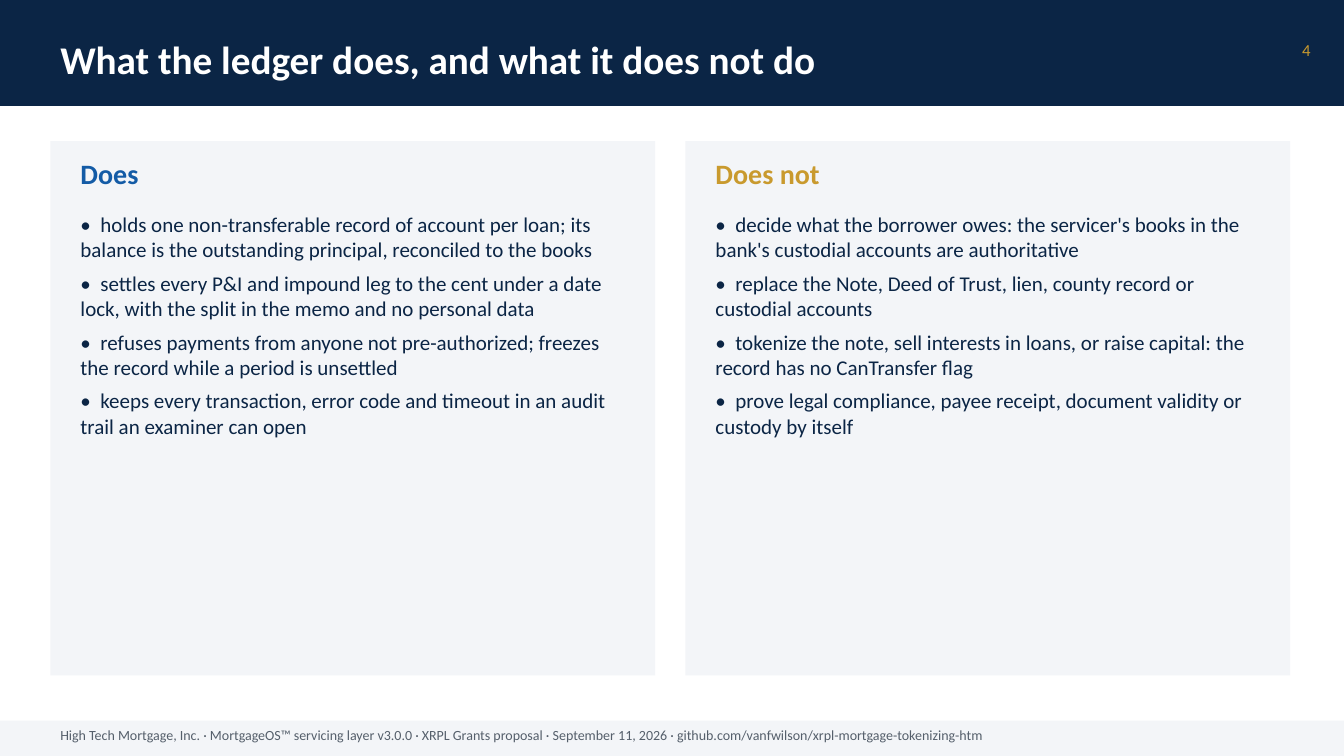
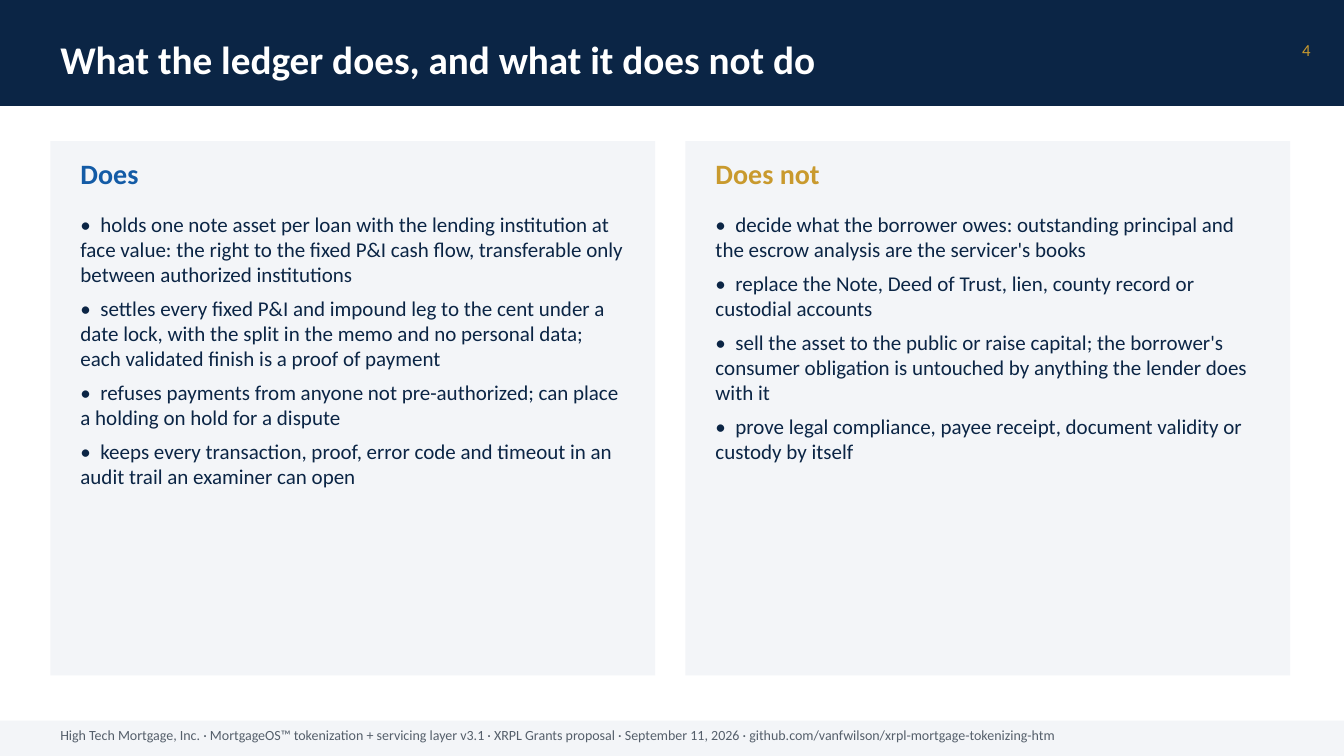
Before and after one commit to vanfwilson/xrpl-mortgage-tokenizing-htm, a slide deck: slide 4 of docs/grant-deck-2026-09-11.pptx. Drawn at 1344x756 pixels with LibreOffice and Linux fonts; fonts in the diff are those of the drawing. Boxes give left, top, right and bottom in pixels: in the first picture for what was removed or moved away, otherwise in the second. Text is boxed around its words. In the diff, an @@ line names an element or a change of style, - is before the commit and + after.

```diff
--- a/docs/grant-deck-2026-09-11.pptx
+++ b/docs/grant-deck-2026-09-11.pptx
@@ text at [80,217,622,488]: text changed @@
-• holds one non-transferable record of account per loan; its balance is the outstanding principal, reconciled to the books
-• settles every P&I and impound leg to the cent under a date lock, with the split in the memo and no personal data
-• refuses payments from anyone not pre-authorized; freezes the record while a period is unsettled
-• keeps every transaction, error code and timeout in an audit trail an examiner can open
+• holds one note asset per loan with the lending institution at face value: the right to the fixed P&I cash flow, transferable only between authorized institutions
+• settles every fixed P&I and impound leg to the cent under a date lock, with the split in the memo and no personal data; each validated finish is a proof of payment
+• refuses payments from anyone not pre-authorized; can place a holding on hold for a dispute
+• keeps every transaction, proof, error code and timeout in an audit trail an examiner can open
@@ text at [715,217,1234,261]: text changed @@
-• decide what the borrower owes: the servicer's books in the bank's custodial accounts are authoritative
+• decide what the borrower owes: outstanding principal and the escrow analysis are the servicer's books
@@ text at [715,335,1247,400]: text changed @@
-• tokenize the note, sell interests in loans, or raise capital: the record has no CanTransfer flag
+• sell the asset to the public or raise capital; the borrower's consumer obligation is untouched by anything the lender does with it
@@ text at [60,730,1054,743]: text changed @@
-High Tech Mortgage, Inc. · MortgageOS™ servicing layer v3.0.0 · XRPL Grants proposal · September 11, 2026 · github.com/vanfwilson/xrpl-mortgage-tokenizing-htm
+High Tech Mortgage, Inc. · MortgageOS™ tokenization + servicing layer v3.1 · XRPL Grants proposal · September 11, 2026 · github.com/vanfwilson/xrpl-mortgage-tokenizing-htm
```
Also in this commit, not shown: 14 other slides changed, 18 other files.
